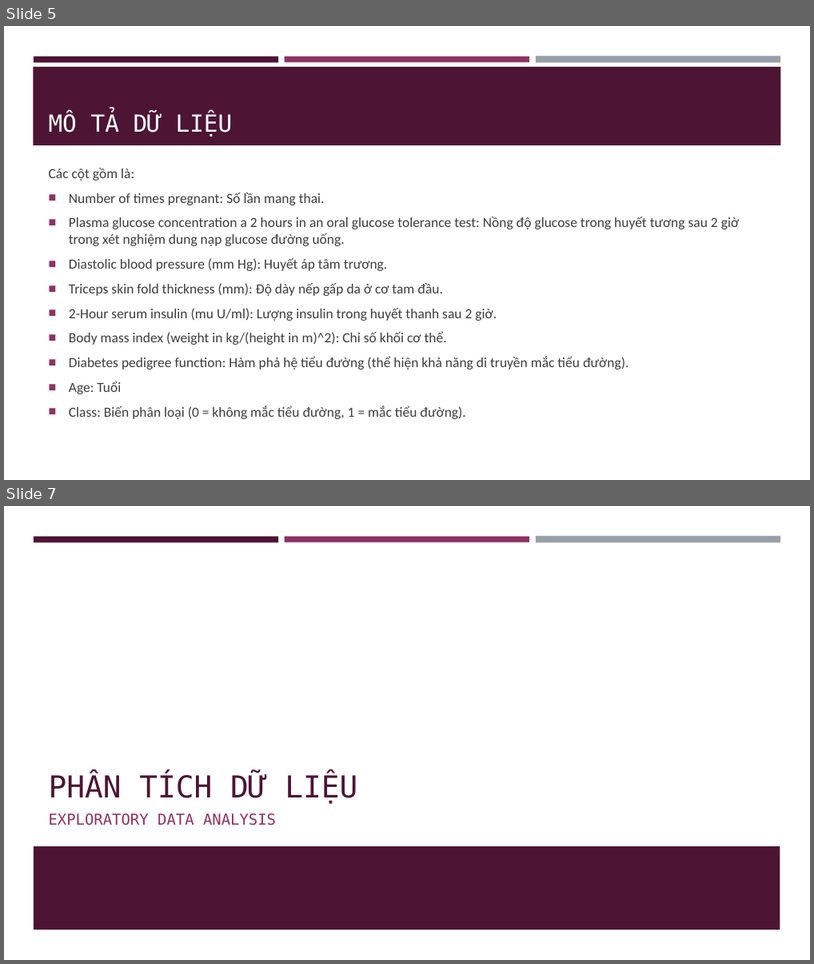
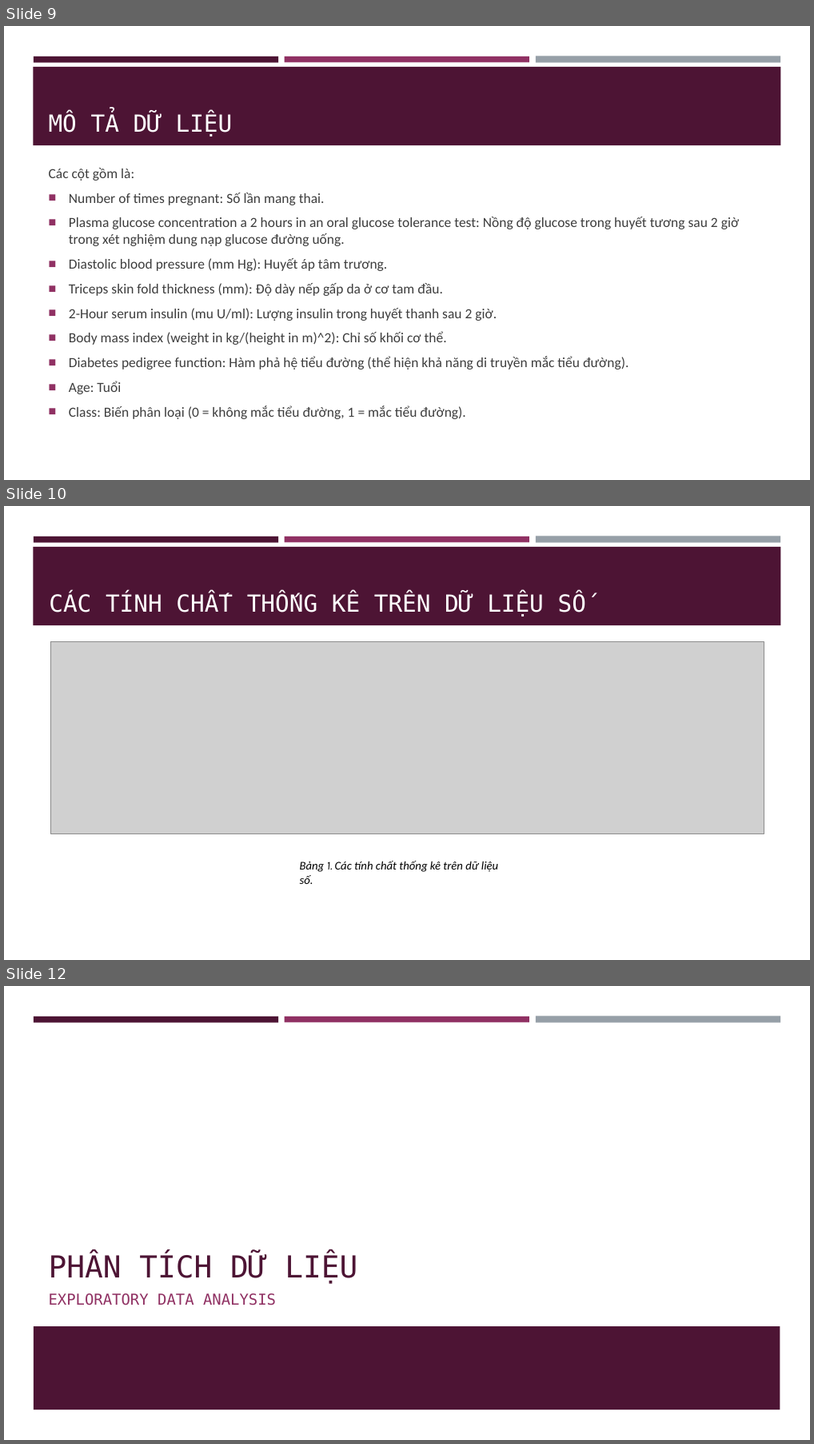
Before and after one commit to NgThanhNhanf/machine_learning, a slide deck: code/practice/lab04/EDA_Bao_cao.pptx. Shown one above the other, each under a label of ours: slides 5 and 7 before the commit, slides 9, 10 and 12 after it; the slides between them are not shown. The pictures are 814x964 and 814x1444 pixels, drawn with LibreOffice and Linux fonts; fonts in the diff are those of the drawing; grey boxes stand for pictures. Boxes give left, top, right and bottom in pixels: in the first picture for what was removed or moved away, otherwise in the second. Text is boxed around its words. In the diff, an @@ line names an element or a change of style, - is before the commit and + after.

```diff
--- a/code/practice/lab04/EDA_Bao_cao.pptx
+++ b/code/practice/lab04/EDA_Bao_cao.pptx
@@ slide 10 added at (4,506,810,960), background #FFFFFF; not listed: 4 template elements that a slide beside it also shows @@
@@ title added at (49,592,601,616), 28 pt, text #FFFFFF @@
+CÁC TÍNH CHẤT THỐNG KÊ TRÊN DỮ LIỆU SỐ
@@ picture added at (50,641,765,833) @@
@@ text added at (300,860,498,884), 14 pt, text #000000, italic @@
+Bảng 1. Các tính chất thống kê trên dữ liệu số.
@@ what was slide 5 is now slide 9 @@
@@ what was slide 7 is now slide 12 @@
```
Also in this commit, not shown: 6 slides changed, 13 other slides added, 1 slide removed, 22 other files.
